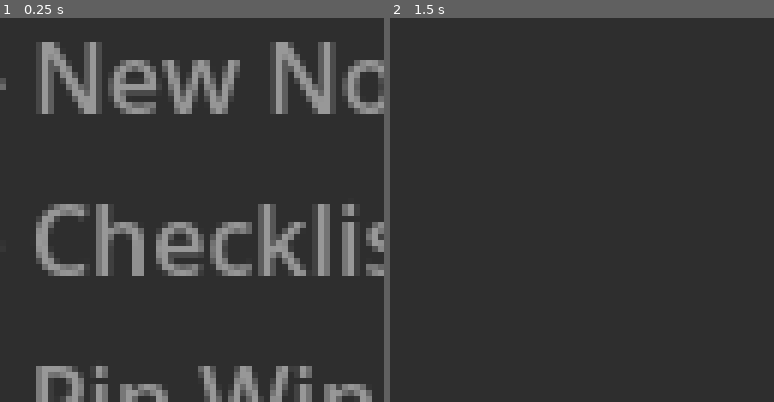
Above: before the commit, frames 1-2 (left to right).
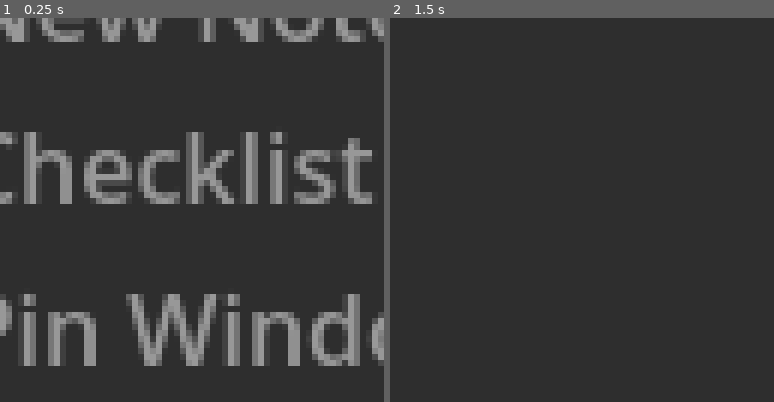
Above: after the commit, the same moments.

Repository: KaizNike/Godot-Notes
Game: Godot game, scene res://app.tscn
Two runs of this game, one before a commit and one after it. Both use one fixed random seed, a clock stepped at 60 frames per second and the inputs below. The engine's default icon, where the game draws it, is replaced by a stand-in: a white triangle on a blue panel in a dark square.
Inputs (mouse positions are in pixels of both pictures, inside the frame that each line leads up to):
- Up to frame 1 (0.25 s): no input
- Up to frame 2 (1.5 s): click (582, 302) at 0.52 s; type "Alex" at 0.6 s; tap Enter at 1.25 s; hold Right (ui_right) from 1.28 s (still down); hold Space (space) from 1.28 s (still down)

The runs differ from the first frame. In frame 1, 39% of the frame differs, in the area x 0-100%, y 0-100%; in frame 2, nothing differs.
Error in both runs: Invalid access of index '0' on a base object of type: 'Array[Dictionary]'. (res://app.gd:27)

Commit message:
Unfinished timer
Counting down didn't work, plus process delta is inaccurate. I plan to keep track of when the timer is finished from the start.

Diff:
--- a/Godot Notes/app.gd
+++ b/Godot Notes/app.gd
@@ -226,7 +226,6 @@
 	pass
 	print(noteNum-1, " Notes loaded:")
 	return true
-	pass
 
 
 func _on_progress_bar_value_changed(value):
--- a/Godot Notes/check_list_item.tscn
+++ b/Godot Notes/check_list_item.tscn
@@ -6,8 +6,14 @@
 
 [node name="CheckBox" type="CheckBox" parent="."]
 layout_mode = 2
-tooltip_text = "Check when done!"
+tooltip_text = "Check when done! Then will clean itself when a new item is added or notes are closed."
+accessibility_name = "Checklist Toggle Switch"
+accessibility_description = "When toggled it means the text to the right is complete, and will be left to delete unless unchecked."
+accessibility_live = 1
 
 [node name="CheckEditor" type="LineEdit" parent="."]
 layout_mode = 2
+accessibility_name = "Check Item Editor"
+accessibility_description = "This is where you enter the info you want for this check item, this will go away once toggle is switched on and notes exited or a new item added."
+accessibility_live = 1
 placeholder_text = "1:"
--- /dev/null
+++ b/Godot Notes/clock_list_item.gd
@@ -0,0 +1,64 @@
+extends HBoxContainer
+
+var started := false
+
+
+func _on_start_reset_pressed() -> void:
+	started = !started
+	if started:
+		var time = ""
+		time = str($Time.text)
+		if !time:
+			time = $Time.placeholder_text
+		var split = time.split(" ",false)
+		if !split or split.size() != 2:
+			if Globals.speech:
+				var voices = DisplayServer.tts_get_voices()
+				DisplayServer.tts_speak("Enter time like 5 minutes, a number and then English text for time.", voices[0].id,100)
+			return
+		time = int(split[0])
+		var timeMod = split[1]
+		var extras := ""
+		match timeMod:
+			"second":
+				pass
+			"minute":
+				time *= 60
+			"hour":
+				time *= 60 * 60
+			"day":
+				time *= 60 * 60 * 24
+			"week":
+				time *= 60 * 60 * 24 * 7
+			"month":
+				extras += " Month defaults to 30 days. "
+				time *= 60 * 60 * 24 * 30
+			"year":
+				extras += " Year defaults to 365 days. "
+				time *= 60 * 60 * 24 * 365
+			"decade":
+				extras += " Decade defaults to 10 times 365 day years, though that is inaccurate. "
+				time *= 60 * 60 * 24 * 365 * 10
+			"century":
+				extras += " Century defaults to 100 times 365 day years, though that is inaccurate. "
+				time *= 60 * 60 * 24 * 365 * 100
+			"millenia":
+				extras += " Millenia defaults to 1000 times 365 day years, though that is inaccurate. "
+				time *= 60 * 60 * 24 * 365 * 1000
+		$ProgressBar.max_value = int(time)
+		$ProgressBar.value = int(time)
+		if Globals.speech:
+			var voices = DisplayServer.tts_get_voices()
+			DisplayServer.tts_speak("Timer started for " + str($Time.text) + " , will alert you when done." + extras, voices[0].id,100)
+		print("Timer started for: ", str($Time.text), " and ", str(time))
+	pass # Replace with function body.
+
+
+func _process(delta: float) -> void:
+	if $ProgressBar.value == $ProgressBar.min_value:
+		started = false
+		var voices = DisplayServer.tts_get_voices()
+		DisplayServer.tts_speak("Timer finished!", voices[0].id, 95)
+	if started:
+		$ProgressBar.value -= delta
+		print($ProgressBar.value)
--- /dev/null
+++ b/Godot Notes/clock_list_item.tscn
@@ -0,0 +1,37 @@
+[gd_scene load_steps=3 format=3 uid="uid://bcy324tvyg3hu"]
+
+[ext_resource type="Texture2D" uid="uid://pj085wcb2ghn" path="res://icon.svg" id="1_6guvc"]
+[ext_resource type="Script" uid="uid://deblooihce7k2" path="res://clock_list_item.gd" id="1_g1frs"]
+
+[node name="clock_list_item" type="HBoxContainer" groups=["clockListItem"]]
+offset_right = 40.0
+offset_bottom = 40.0
+script = ExtResource("1_g1frs")
+
+[node name="ProgressBar" type="TextureProgressBar" parent="."]
+custom_minimum_size = Vector2(40, 40)
+layout_mode = 2
+accessibility_name = "Countdown Radial"
+accessibility_description = "Shows visually the progress when the timer is up. If that is not useful, a voice will play also."
+accessibility_live = 2
+value = 100.0
+fill_mode = 4
+nine_patch_stretch = true
+texture_progress = ExtResource("1_6guvc")
+
+[node name="Time" type="LineEdit" parent="."]
+layout_mode = 2
+size_flags_horizontal = 3
+tooltip_text = "Just type a number and a time, seconds, minutes, hours, days, weeks, months, years, supported if that much time goes by it will finish."
+accessibility_name = "Time Control Editor"
+accessibility_description = "Just type a number and a time, seconds, minutes, hours, days, weeks, months, years, supported if that much time goes by it will finish."
+placeholder_text = "5 minutes"
+
+[node name="StartReset" type="Button" parent="."]
+layout_mode = 2
+tooltip_text = "Starts or resets the timer."
+accessibility_name = "Start / Reset Button"
+accessibility_description = "Depending if the timer is started or not, starts or resets it."
+text = "start"
+
+[connection signal="pressed" from="StartReset" to="." method="_on_start_reset_pressed"]
--- a/Godot Notes/project.godot
+++ b/Godot Notes/project.godot
@@ -14,7 +14,7 @@
 config/description="Notes for your desktop!"
 config/version="4.2"
 run/main_scene="res://app.tscn"
-config/features=PackedStringArray("4.3", "GL Compatibility")
+config/features=PackedStringArray("4.5", "GL Compatibility")
 config/icon="res://godotnotesicon.png"
 
 [audio]
--- a/Godot Notes/window.gd
+++ b/Godot Notes/window.gd
@@ -3,6 +3,7 @@
 var child = false
 
 @export var checkList = PackedScene.new()
+@export var clockList = PackedScene.new()
 var checkItems = 0
 
 var window_name = ""
@@ -59,6 +60,16 @@
 		DisplayServer.tts_speak("Check item #" + str(checkItems) + " added.", voices[0].id,100)
 		new.get_node("CheckEditor").placeholder_text = str(checkItems) + ":"
 	$VBoxContainer/ScrollContainer/VBoxContainer2.add_child(new)
+
+
+func _on_clock_button_pressed() -> void:
+	var new = clockList.instantiate()
+	if Globals.speech:
+		var voices = DisplayServer.tts_get_voices()
+		DisplayServer.tts_stop()
+		DisplayServer.tts_speak("Timer added, press start on it once you enter the right time, default time is 5 minutes.", voices[0].id,100)
+	$VBoxContainer/ScrollContainer/VBoxContainer2.add_child(new)
+
 
 func _input(event):
 	if event.is_action_pressed("save"):
--- a/Godot Notes/window.tscn
+++ b/Godot Notes/window.tscn
@@ -1,15 +1,18 @@
-[gd_scene load_steps=4 format=3 uid="uid://cjwjsiruajelx"]
+[gd_scene load_steps=5 format=3 uid="uid://cjwjsiruajelx"]
 
-[ext_resource type="Script" path="res://window.gd" id="1_8g44g"]
+[ext_resource type="Script" uid="uid://bl17po06jexqr" path="res://window.gd" id="1_8g44g"]
 [ext_resource type="PackedScene" uid="uid://blet0tsxx2c2u" path="res://check_list_item.tscn" id="2_oiur5"]
-[ext_resource type="Script" path="res://TextEdit.gd" id="3_obcx1"]
+[ext_resource type="Script" uid="uid://dwv8a5uck557s" path="res://TextEdit.gd" id="3_obcx1"]
+[ext_resource type="PackedScene" uid="uid://bcy324tvyg3hu" path="res://clock_list_item.tscn" id="3_srjdr"]
 
 [node name="Window" type="Window" groups=["Persist"]]
+oversampling_override = 1.0
 title = "Godot Notes!"
 initial_position = 1
-size = Vector2i(250, 250)
+size = Vector2i(275, 275)
 script = ExtResource("1_8g44g")
 checkList = ExtResource("2_oiur5")
+clockList = ExtResource("3_srjdr")
 
 [node name="VBoxContainer" type="VSplitContainer" parent="."]
 anchors_preset = 15
@@ -27,23 +30,39 @@
 [node name="AddNoteButton" type="Button" parent="VBoxContainer/HBoxContainer"]
 layout_mode = 2
 tooltip_text = "New Note"
+accessibility_name = "New Note Button"
+accessibility_description = "Pops up a new window accessible by alt tab or window switching key(s)."
 text = " + "
 
 [node name="TitleEditor" type="LineEdit" parent="VBoxContainer/HBoxContainer"]
 layout_mode = 2
 size_flags_horizontal = 3
 tooltip_text = "Note Title"
+accessibility_name = "Note Title"
+accessibility_description = "Describe what you will use the note for!"
 placeholder_text = "First Note"
+
+[node name="ClockButton" type="Button" parent="VBoxContainer/HBoxContainer"]
+custom_minimum_size = Vector2(25, 0)
+layout_mode = 2
+tooltip_text = "Add to Checklist"
+accessibility_name = "Clock Button"
+accessibility_description = "Adds a clock to the bottom of the items list under the text body. Naviable by Ctrl tab or Ctrl Shift Tab."
+text = "(L)"
 
 [node name="CheckButton" type="Button" parent="VBoxContainer/HBoxContainer"]
 custom_minimum_size = Vector2(25, 0)
 layout_mode = 2
 tooltip_text = "Add to Checklist"
+accessibility_name = "Checklist Add Button"
+accessibility_description = "Adds a checkable line item to the bottom of the items list under the text body. Naviable by Ctrl tab or Ctrl Shift Tab."
 text = "*"
 
 [node name="FocusButton" type="Button" parent="VBoxContainer/HBoxContainer"]
 layout_mode = 2
 tooltip_text = "Pin on Top"
+accessibility_name = "Focus Button"
+accessibility_description = "On clicking forces window to be on top of all windows."
 toggle_mode = true
 text = " ^ "
 
@@ -64,9 +83,13 @@
 size_flags_vertical = 3
 size_flags_stretch_ratio = 3.0
 tooltip_text = "Note Body - Write Here!"
+accessibility_name = "Note Body"
+accessibility_description = "Write here! Here's a further description: Type here! Ctrl + S saves.Ctrl + Tab/Ctrl + Shift Tab to NavigateCtrl + - New Note,Ctrl + L - Timer* - Add Item to Checklist^ - Pin Window to topF2 - Toggle Speech"
+accessibility_live = 1
 placeholder_text = "Type here! Ctrl + S saves.
 Ctrl + Tab/Ctrl + Shift Tab to Navigate
-+ - New Note
+Ctrl + - New Note,
+Ctrl + L - Timer
 * - Add Item to Checklist
 ^ - Pin Window to top
 F2 - Toggle Speech"
@@ -100,6 +123,7 @@
 [connection signal="gui_focus_changed" from="." to="." method="_on_gui_focus_changed"]
 [connection signal="pressed" from="VBoxContainer/HBoxContainer/AddNoteButton" to="." method="_on_add_button_pressed"]
 [connection signal="text_changed" from="VBoxContainer/HBoxContainer/TitleEditor" to="." method="_on_title_editor_text_changed"]
+[connection signal="pressed" from="VBoxContainer/HBoxContainer/ClockButton" to="." method="_on_clock_button_pressed"]
 [connection signal="pressed" from="VBoxContainer/HBoxContainer/CheckButton" to="." method="_on_check_button_pressed"]
 [connection signal="toggled" from="VBoxContainer/HBoxContainer/FocusButton" to="." method="_on_focus_button_toggled"]
 [connection signal="timeout" from="PopupTimer" to="." method="_on_popup_timer_timeout"]
Not shown, added: Godot Notes/Globals.gd.uid
Not shown, added: Godot Notes/Save.gd.uid
Not shown, added: Godot Notes/TestScript.gd.uid
Not shown, added: Godot Notes/TextEdit.gd.uid
Not shown, added: Godot Notes/app.gd.uid
Not shown, added: Godot Notes/clock_list_item.gd.uid
Not shown, added: Godot Notes/window.gd.uid
